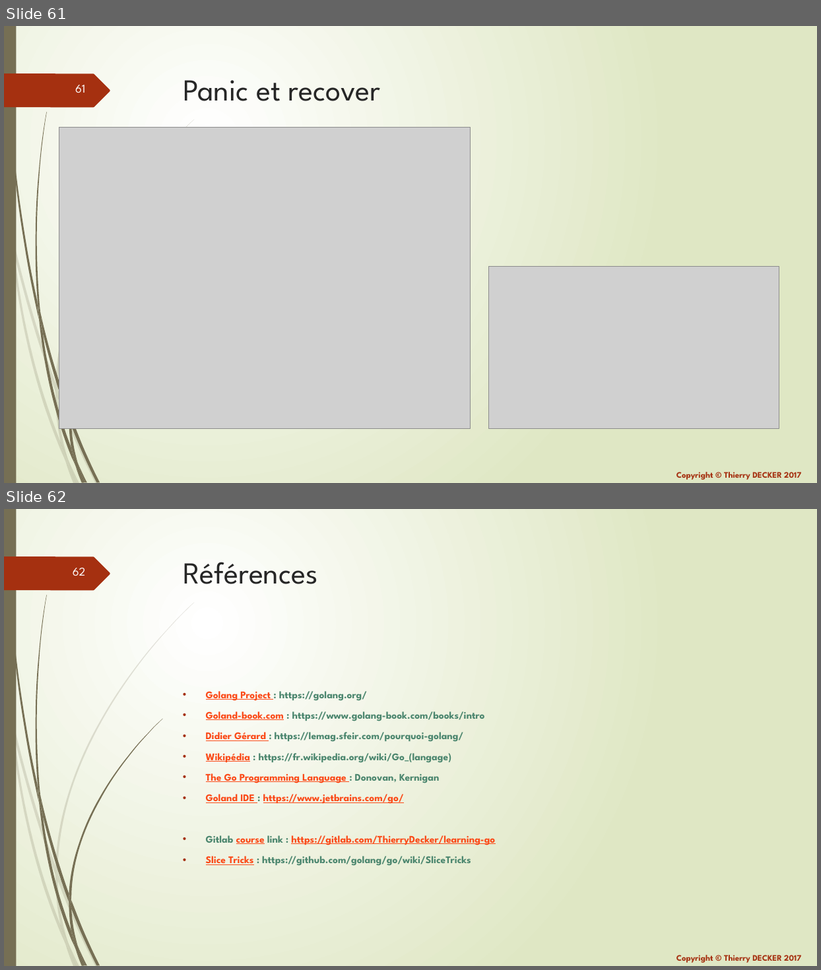
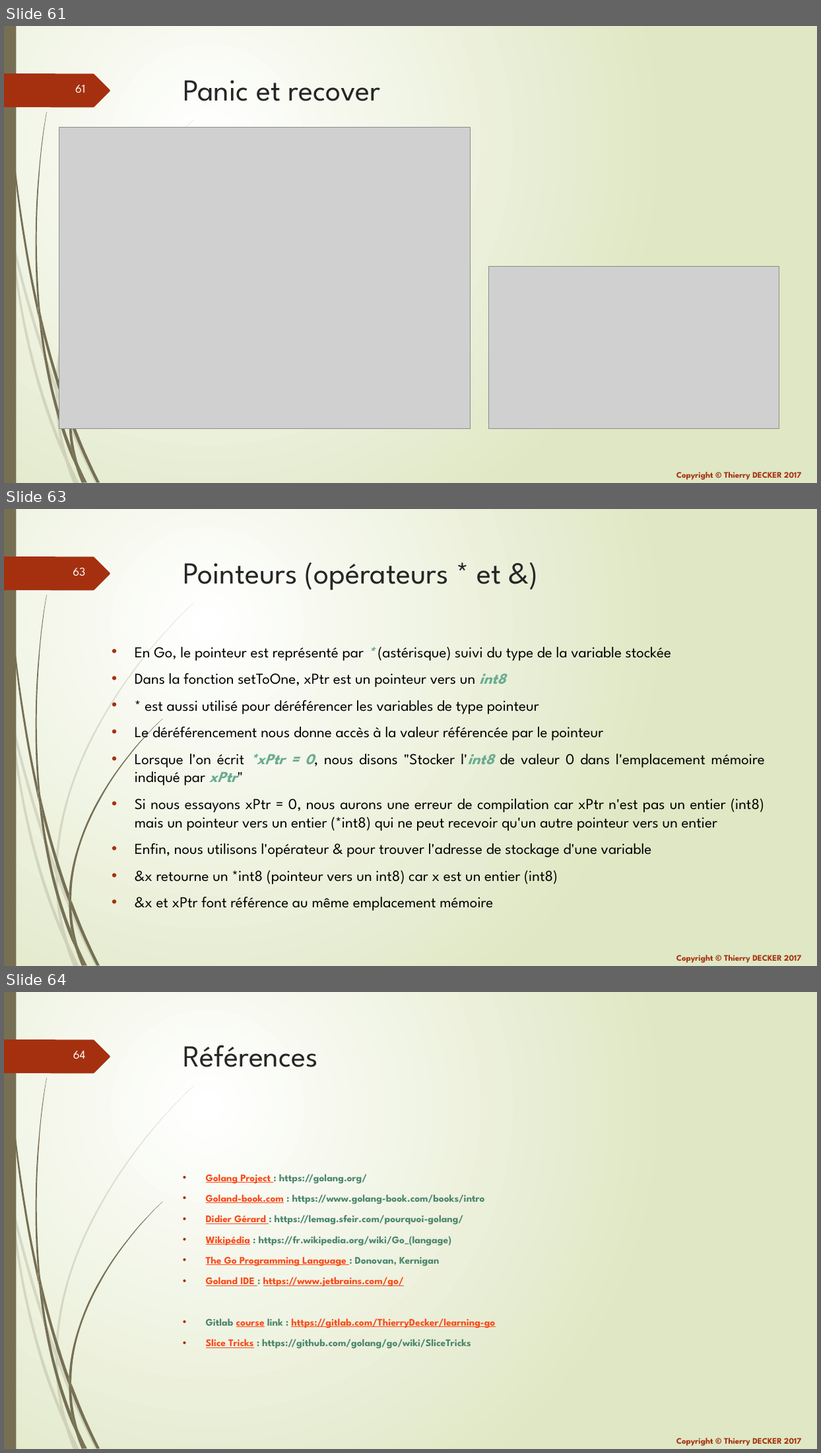
Before and after one commit to thierrydecker/learning-go, a slide deck: documentations/learning-go.pptx. Shown one above the other, each under a label of ours: slides 61 and 62 before the commit, slides 61, 63 and 64 after it; the slides between them are not shown. The pictures are 821x970 and 821x1453 pixels, drawn with LibreOffice and Linux fonts; fonts in the diff are those of the drawing; grey boxes stand for pictures. Boxes give left, top, right and bottom in pixels: in the first picture for what was removed or moved away, otherwise in the second. Text is boxed around its words. In the diff, an @@ line names an element or a change of style, - is before the commit and + after.

```diff
--- a/documentations/learning-go.pptx
+++ b/documentations/learning-go.pptx
@@ slide 63 added at (x1=4, y1=509, x2=817, y2=966), background gradient #FFFFFF to #DFE8C4; not listed: 26 template elements that a slide beside it also shows @@
@@ title added at (x1=183, y1=562, x2=501, y2=590), 36 pt, text #262626 @@
+Pointeurs (opérateurs * et &)
@@ text added at (x1=135, y1=647, x2=765, y2=911), 18 pt, text #000000 @@
+• En Go, le pointeur est représenté par * (astérisque) suivi du type de la variable stockée
+• Dans la fonction setToOne, xPtr est un pointeur vers un int8
+• * est aussi utilisé pour déréférencer les variables de type pointeur
+• Le déréférencement nous donne accès à la valeur référencée par le pointeur
+• Lorsque l'on écrit *xPtr = 0, nous disons "Stocker l'int8 de valeur 0 dans l'emplacement mémoire indiqué par xPtr"
+• Si nous essayons xPtr = 0, nous aurons une erreur de compilation car xPtr n'est pas un entier (int8) mais un pointeur vers un entier (*int8) qui ne peut recevoir qu'un autre pointeur vers un entier
+• Enfin, nous utilisons l'opérateur & pour trouver l'adresse de stockage d'une variable
+• &x retourne un *int8 (pointeur vers un int8) car x est un entier (int8)
+• &x et xPtr font référence au même emplacement mémoire
@@ what was slide 62 is now slide 64 @@
@@ page number at (x1=73, y1=1051, x2=86, y2=1059): text changed @@
-62
+64
```
Also in this commit, not shown: 1 other slide added, 2 other files.
